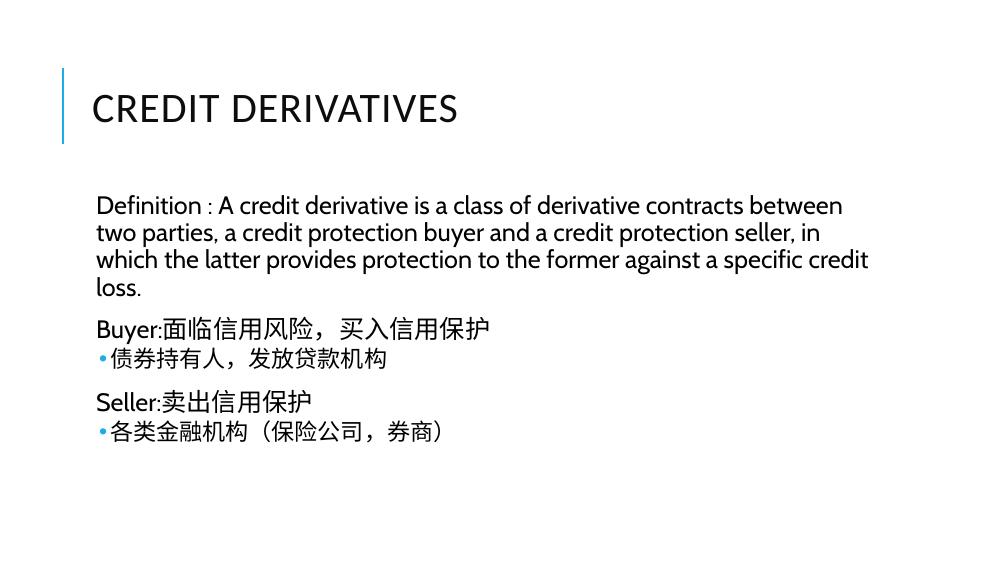
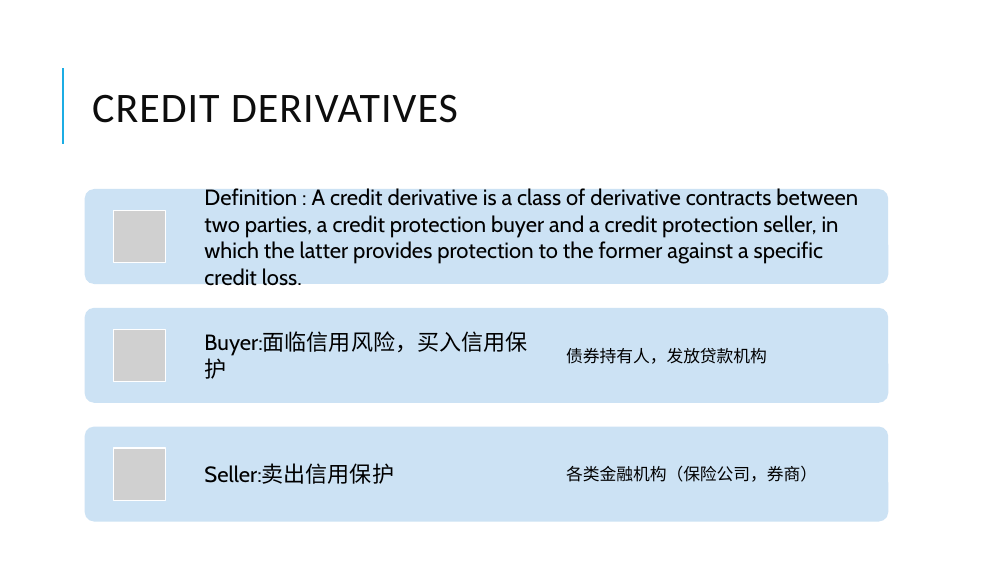
Before and after one commit to Isco0530/data, a slide deck: slide 46 of Derivatives.pptx. Drawn at 1008x567 pixels with LibreOffice and Linux fonts; fonts in the diff are those of the drawing; grey boxes stand for pictures. Boxes give left, top, right and bottom in pixels: in the first picture for what was removed or moved away, otherwise in the second. Text is boxed around its words. In the diff, an @@ line names an element or a change of style, - is before the commit and + after.

```diff
--- a/Derivatives.pptx
+++ b/Derivatives.pptx
@@ text removed at [96, 195, 869, 443] @@
-  Definition : A credit derivative is a class of derivative contracts between two parties, a credit protection buyer and a credit protection seller, in which the latter provides protection to the former against a specific credit loss.
-  Buyer:面临信用风险，买入信用保护
-  • 债券持有人，发放贷款机构
-  Seller:卖出信用保护
-  • 各类金融机构（保险公司，券商）
@@ group added at [85, 186, 889, 522]: 5 texts, 3 rounded rectangles, 3 pictures @@
+Definition : A credit derivative is a class of derivative contracts between two parties, a credit protection buyer and a credit protection seller, in which the latter provides protection to the former against a specific credit loss.
+Buyer:面临信用风险，买入信用保护
+债券持有人，发放贷款机构
+Seller:卖出信用保护
+各类金融机构（保险公司，券商）
```
Also in this commit, not shown: 12 other slides changed.
